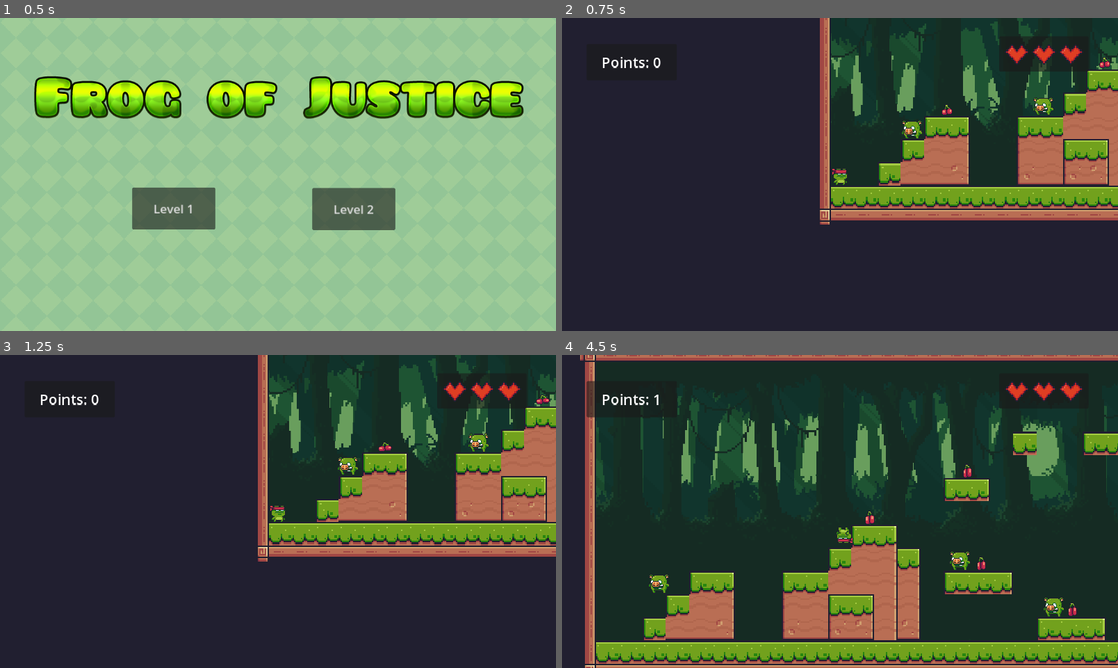
Above: before the commit, frames 1-4 (two rows, left to right).
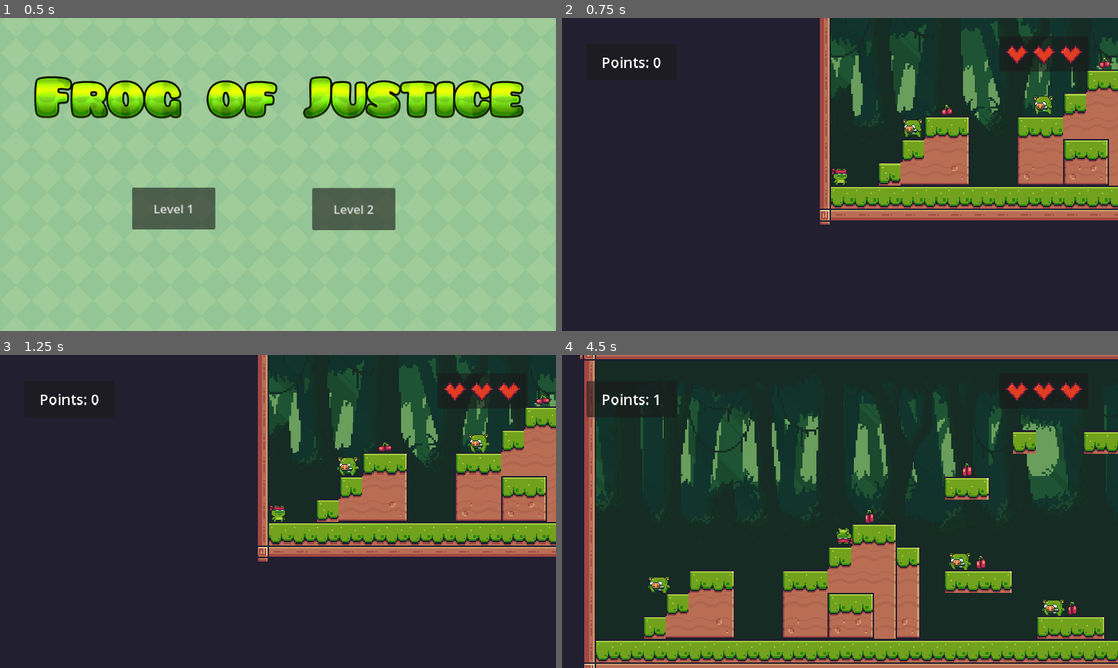
Above: after the commit, the same moments.

Repository: nlehel03/godot_platformer
Game: Godot game, scene res://scenes/menu/main menu.tscn
Same seed, same stepped clock (60 frames per second), same inputs: the game is played once before the commit and once after it.
Inputs:
- Up to frame 1 (0.5 s): no input
- Up to frame 2 (0.75 s): click "Level 1" at 0.5 s
- Up to frame 3 (1.25 s): no input
- Up to frame 4 (4.5 s): hold D (right) 1.28-2.78 s; tap W (jump) at 1.35, 1.52, 1.82, 2.1, 2.27, 2.57, 2.85, 3.6, 3.77, 4.07, 4.35 s; hold A (left) 2.78-3.53 s; hold D (right) from 3.53 s (still down)

Frame 1 is identical in both runs. In frame 2, 0.2% of the frame differs, in the area x 61-89%, y 24-39%; in frame 3, 0.1%; in frame 4, 9.5%, in the area x 3-100%, y 0-100%.

Commit message:
2024.09.30

Diff:
--- a/elso/scenes/gameobjects/enemy.gd
+++ b/elso/scenes/gameobjects/enemy.gd
@@ -1,5 +1,6 @@
 extends CharacterBody2D
 
+@onready var animated_sprite_2d: AnimatedSprite2D = $AnimatedSprite2D
 @onready var game_manager: Node = %GameManager
 var gravity=ProjectSettings.get_setting("physics/2d/default_gravity")
 const SPEED = 600.0
@@ -18,6 +19,7 @@
 
 
 	move_and_slide()
+	enemyAnimations()
 
 #mozgáshoz kapcsolódók:
 func enemyGravity(delta:float):
@@ -32,6 +34,11 @@
 	velocity.x+=direction.x * SPEED * delta
 	currentState=State.Walk
 
+func enemyAnimations():
+	if currentState==State.Walk:
+		animated_sprite_2d.play("Walk")
+	else:
+		animated_sprite_2d.play("Idle")
 
 
 
--- a/elso/scenes/gameobjects/enemy.tscn
+++ b/elso/scenes/gameobjects/enemy.tscn
@@ -193,10 +193,10 @@
 }]
 
 [sub_resource type="RectangleShape2D" id="RectangleShape2D_6m51x"]
-size = Vector2(45, 40.75)
+size = Vector2(41, 38.375)
 
 [sub_resource type="RectangleShape2D" id="RectangleShape2D_873cb"]
-size = Vector2(50.5, 43)
+size = Vector2(43, 41)
 
 [node name="Enemy" type="CharacterBody2D"]
 script = ExtResource("1_h7c8h")
@@ -211,14 +211,14 @@
 frame_progress = 0.539933
 
 [node name="CollisionShape2D" type="CollisionShape2D" parent="."]
-position = Vector2(9, 9)
+position = Vector2(9.5, 7.8125)
 shape = SubResource("RectangleShape2D_6m51x")
 
 [node name="Area2D" type="Area2D" parent="."]
 position = Vector2(48, 2)
 
 [node name="CollisionShape2D" type="CollisionShape2D" parent="Area2D"]
-position = Vector2(-38.75, 6.5)
+position = Vector2(-38.5, 5.5)
 shape = SubResource("RectangleShape2D_873cb")
 
 [connection signal="body_entered" from="Area2D" to="." method="_on_area_2d_body_entered"]
--- a/elso/scenes/gameobjects/main_character.tscn
+++ b/elso/scenes/gameobjects/main_character.tscn
@@ -248,9 +248,8 @@
 position = Vector2(0, -1)
 scale = Vector2(0.5, 0.5)
 sprite_frames = SubResource("SpriteFrames_quuod")
-animation = &"jumping"
+animation = &"double_jumping"
 autoplay = "default"
-frame_progress = 0.70291
 
 [node name="CollisionShape2D" type="CollisionShape2D" parent="."]
 texture_filter = 1
--- a/elso/scenes/levels/lvl1.tscn
+++ b/elso/scenes/levels/lvl1.tscn
@@ -451,6 +451,12 @@
 [node name="Enemy3" parent="SceneObjects/Enemies" instance=ExtResource("8_ugxy5")]
 position = Vector2(785, 402)
 
+[node name="PatrolPoints" type="Node" parent="SceneObjects/Enemies/Enemy3"]
+
+[node name="Points1" type="Marker2D" parent="SceneObjects/Enemies/Enemy3/PatrolPoints"]
+
+[node name="Points2" type="Marker2D" parent="SceneObjects/Enemies/Enemy3/PatrolPoints"]
+
 [node name="Enemy4" parent="SceneObjects/Enemies" instance=ExtResource("8_ugxy5")]
 position = Vector2(979, 499)
 
